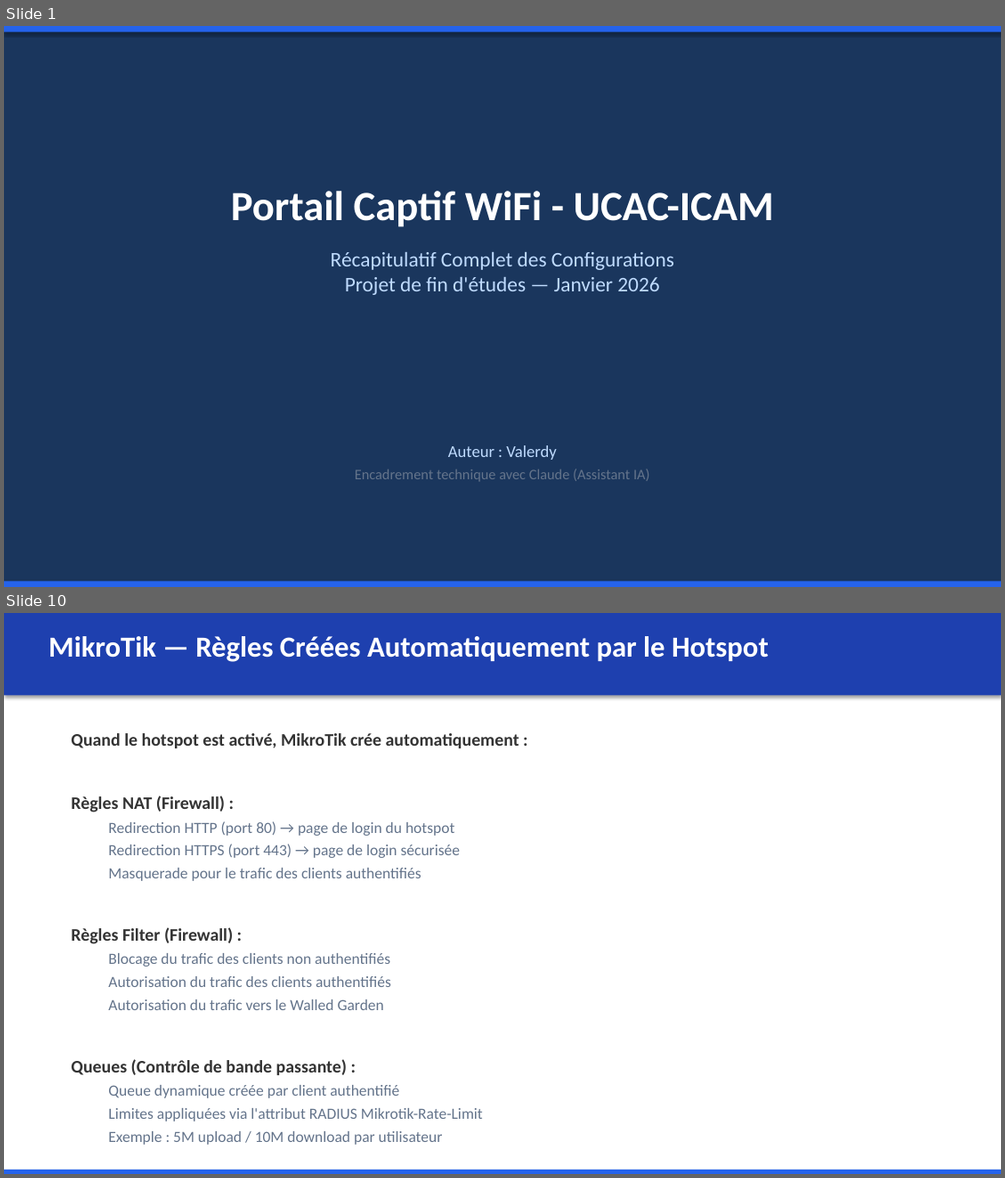
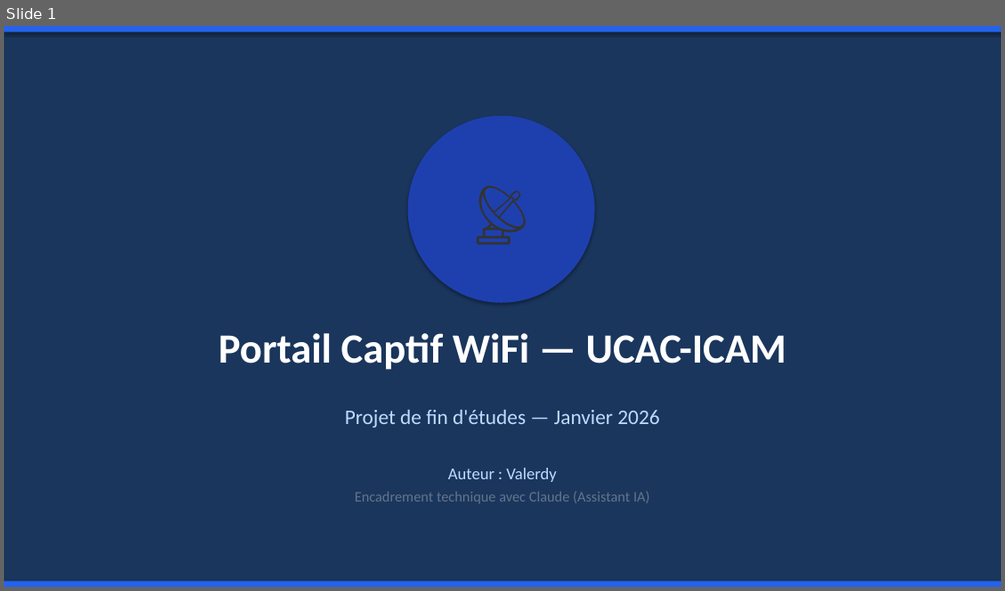
Before and after one commit to Valerdy/captive-portal, a slide deck: Presentation_Portail_Captif_UCAC_ICAM.pptx. Shown one above the other, each under a label of ours: slides 1 and 10 before the commit, slide 1 after it; the slides between them are not shown. The pictures are 1005x1178 and 1005x591 pixels, drawn with LibreOffice and Linux fonts; fonts in the diff are those of the drawing. Boxes give left, top, right and bottom in pixels: in the first picture for what was removed or moved away, otherwise in the second. Text is boxed around its words. In the diff, an @@ line names an element or a change of style, - is before the commit and + after.

```diff
--- a/Presentation_Portail_Captif_UCAC_ICAM.pptx
+++ b/Presentation_Portail_Captif_UCAC_ICAM.pptx
@@ slide 10 removed at (4,613,1001,1174), background #FFFFFF @@
@@ rectangle removed at (4,613,1001,695) @@
@@ text removed at (48,636,769,662) @@
-MikroTik — Règles Créées Automatiquement par le Hotspot
@@ text removed at (71,733,519,1144) @@
-Quand le hotspot est activé, MikroTik crée automatiquement :
-Règles NAT (Firewall) :
-  Redirection HTTP (port 80) → page de login du hotspot
-  Redirection HTTPS (port 443) → page de login sécurisée
-  Masquerade pour le trafic des clients authentifiés
-Règles Filter (Firewall) :
-  Blocage du trafic des clients non authentifiés
-  Autorisation du trafic des clients authentifiés
-  Autorisation du trafic vers le Walled Garden
-Queues (Contrôle de bande passante) :
-  Queue dynamique créée par client authentifié
-  Limites appliquées via l'attribut RADIUS Mikrotik-Rate-Limit
-  Exemple : 5M upload / 10M download par utilisateur
-Pages HTML du hotspot :
-  login.html, logout.html, status.html, alogin.html — personnalisées UCAC-ICAM
@@ rectangle removed at (4,1169,1001,1174) @@
@@ slide 1 changed as well @@
@@ ellipse added at (408,116,595,303), fill #1E40AF, 60 pt, text #333333 @@
+📡
@@ text added at (218,333,786,370), 40 pt, text #FFFFFF, bold @@
+Portail Captif WiFi — UCAC-ICAM
@@ text at (345,410,659,427): text changed @@
-Portail Captif WiFi - UCAC-ICAM
-Récapitulatif Complet des Configurations
-Projet de fin d'études — Janvier 2026
+Projet de fin d'études — Janvier 2026
@@ text "Auteur : Valerdy": place and size @@
-text "Auteur : Valerdy" at (355,445,650,481)
+text "Auteur : Valerdy" at (355,467,650,503)
```
Also in this commit, not shown: 9 other slides changed, 9 slides added, 22 other slides removed, 1 other file.
